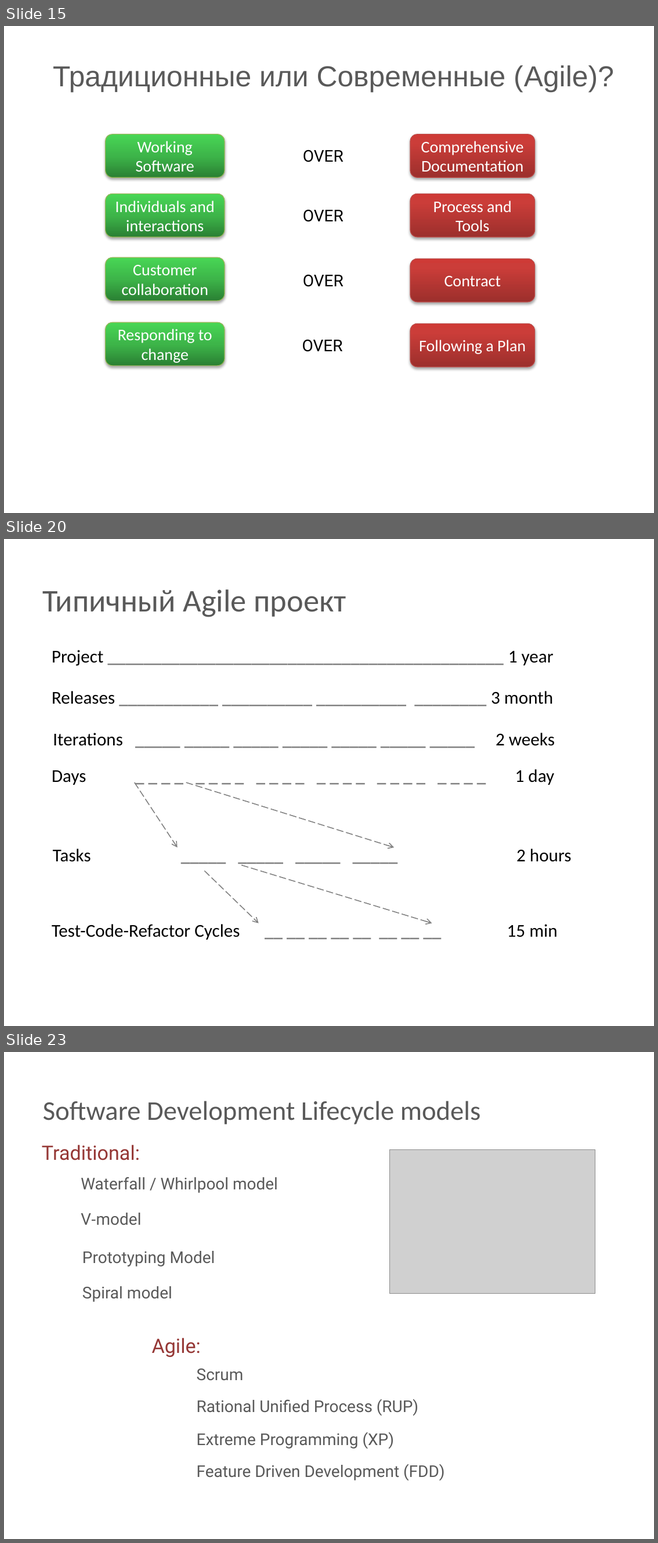
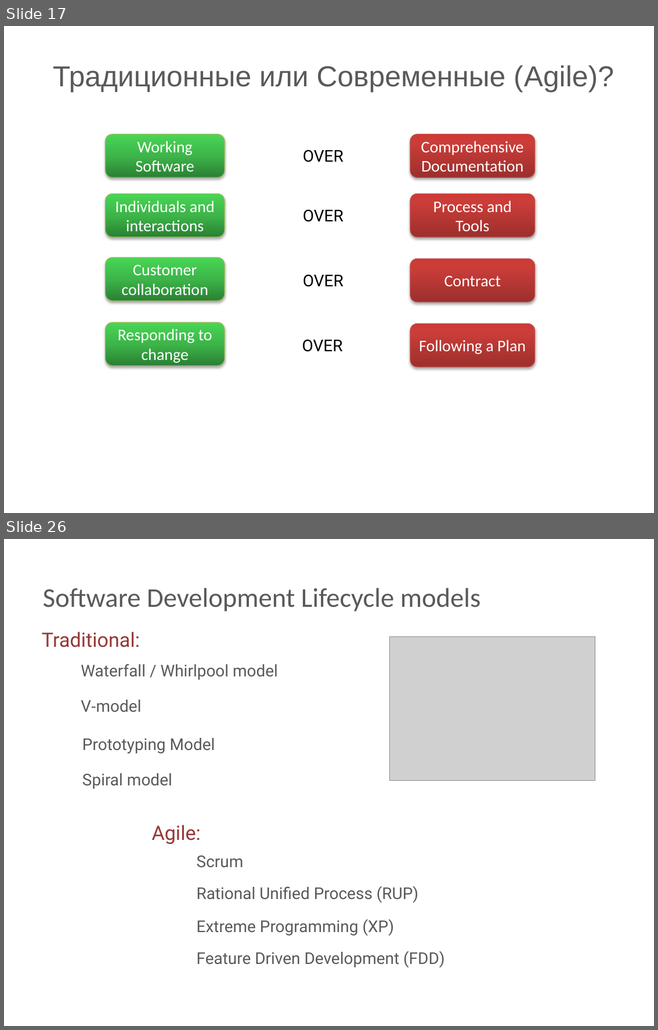
Before and after one commit to BigRacer/swtesting, a slide deck: 6.SDLC/SDLC models.pptx. Shown one above the other, each under a label of ours: slides 15, 20 and 23 before the commit, slides 17 and 26 after it; the slides between them are not shown. The pictures are 658x1543 and 658x1030 pixels, drawn with LibreOffice and Linux fonts; fonts in the diff are those of the drawing; grey boxes stand for pictures; background and template pictures are left out. Boxes give left, top, right and bottom in pixels: in the first picture for what was removed or moved away, otherwise in the second. Text is boxed around its words. In the diff, an @@ line names an element or a change of style, - is before the commit and + after.

```diff
--- a/6.SDLC/SDLC models.pptx
+++ b/6.SDLC/SDLC models.pptx
@@ slide 20 removed at box(4, 539, 654, 1026), background picture (left out) @@
@@ text removed at box(42, 589, 346, 617) @@
-Типичный Agile проект
@@ text removed at box(52, 650, 553, 666) @@
-Project ____________________________________________ 1 year
@@ text removed at box(52, 691, 553, 704) @@
-Releases ___________ __________ __________ ________ 3 month
@@ text removed at box(53, 733, 554, 746) @@
-Iterations _____ _____ _____ _____ _____ _____ _____ 2 weeks
@@ text removed at box(52, 769, 554, 785) @@
-Days _ _ _ _ _ _ _ _ _ _ _ _ _ _ _ _ _ _ _ _ _ _ _ _ 1 day
@@ arrow removed from (134, 783) to (177, 848) @@
@@ arrow removed from (186, 783) to (394, 848) @@
@@ text removed at box(53, 849, 571, 862) @@
-Tasks _____ _____ _____ _____ 2 hours
@@ arrow removed from (241, 865) to (431, 924) @@
@@ arrow removed from (204, 871) to (259, 924) @@
@@ text removed at box(52, 924, 557, 940) @@
-Test-Code-Refactor Cycles __ __ __ __ __ __ __ __ 15 min
@@ what was slide 15 is now slide 17 @@
@@ what was slide 23 is now slide 26 @@
```
Also in this commit, not shown: 4 slides changed, 8 slides added, 4 other slides removed.
